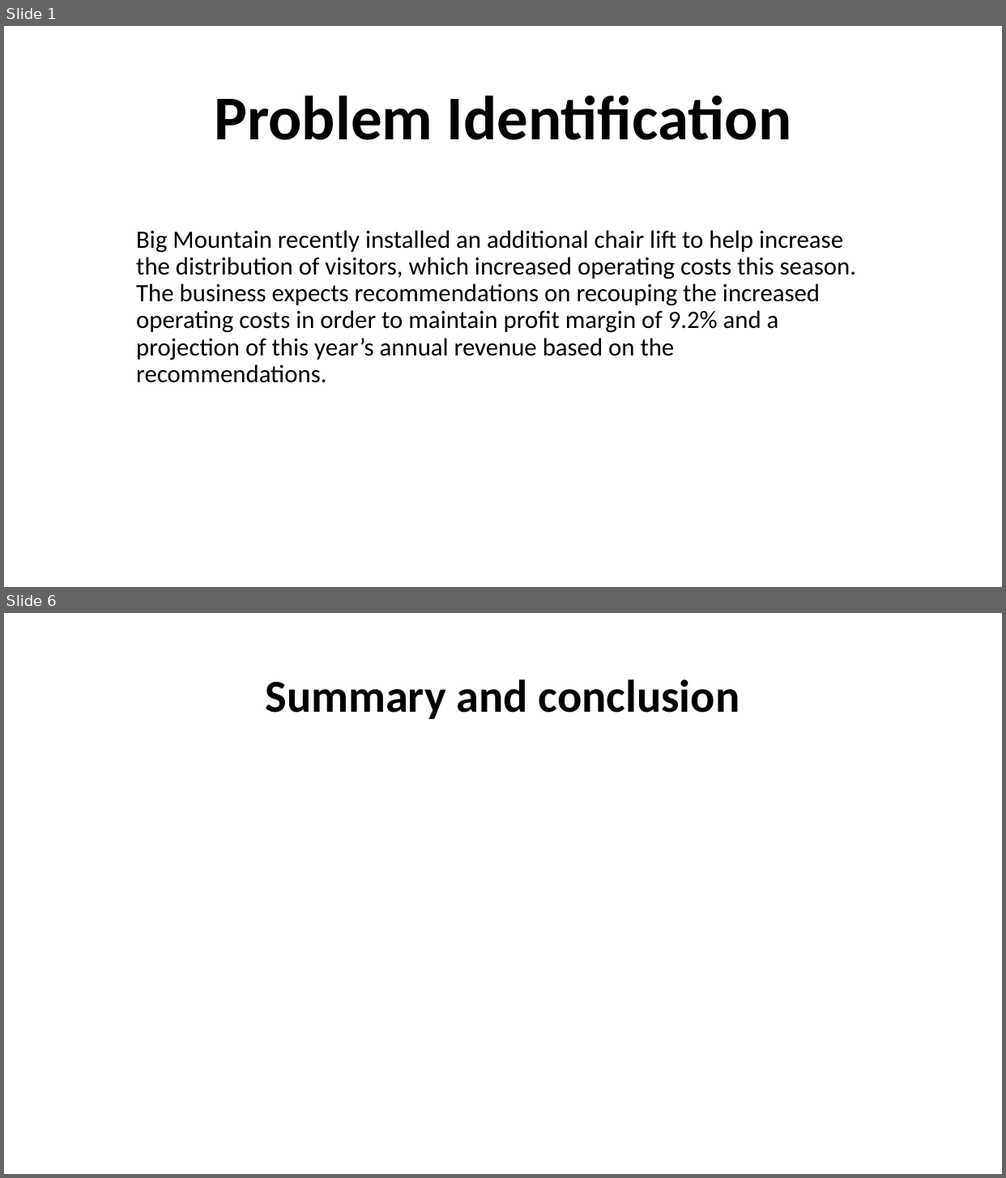
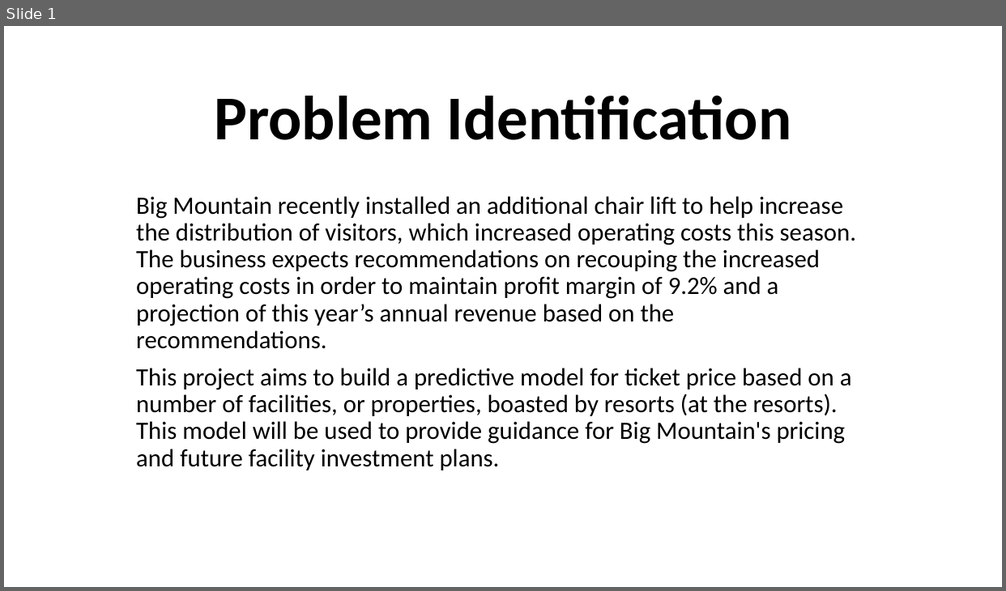
Before and after one commit to reneeylewis/Springboard-Projects, a slide deck: GuidedCapstone - Ski Resort/Step Seven - Slide Deck/Guided Capstone Slide Deck.pptx. Shown one above the other, each under a label of ours: slides 1 and 6 before the commit, slide 1 after it; the slides between them are not shown. The pictures are 1006x1178 and 1006x591 pixels, drawn with LibreOffice and Linux fonts; fonts in the diff are those of the drawing. Boxes give left, top, right and bottom in pixels: in the first picture for what was removed or moved away, otherwise in the second. Text is boxed around its words. In the diff, an @@ line names an element or a change of style, - is before the commit and + after.

Commit message:
updated guided capstone project sections 6 and 7

```diff
--- a/GuidedCapstone - Ski Resort/Step Seven - Slide Deck/Guided Capstone Slide Deck.pptx
+++ b/GuidedCapstone - Ski Resort/Step Seven - Slide Deck/Guided Capstone Slide Deck.pptx
@@ slide 6 removed at [4,613,1002,1174], background #FFFFFF @@
@@ title removed at [265,679,740,719] @@
-Summary and conclusion
@@ slide 1 changed as well @@
@@ subtitle "Big Mountain recently installed an ...": place and size @@
-subtitle "Big Mountain recently installed an ..." at [136,230,856,383]
+subtitle "Big Mountain recently installed an ..." at [136,196,856,471]
@@ subtitle at [136,368,852,471]: paragraph added @@
+This project aims to build a predictive model for ticket price based on a number of facilities, or properties, boasted by resorts (at the resorts). This model will be used to provide guidance for Big Mountain's pricing and future facility investment plans.
```
Also in this commit, not shown: 4 other slides changed, 2 slides added, 1 other slide removed, 2 other files.
